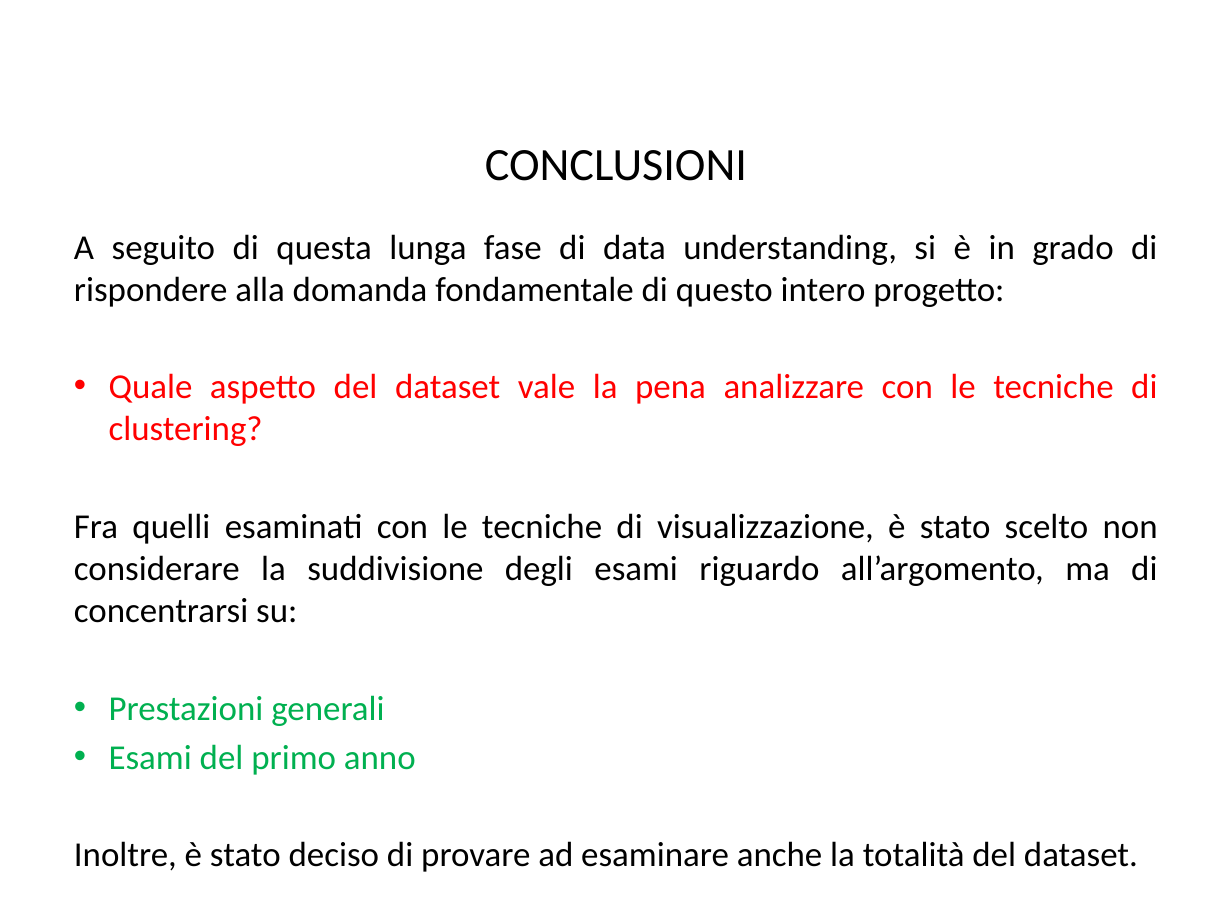
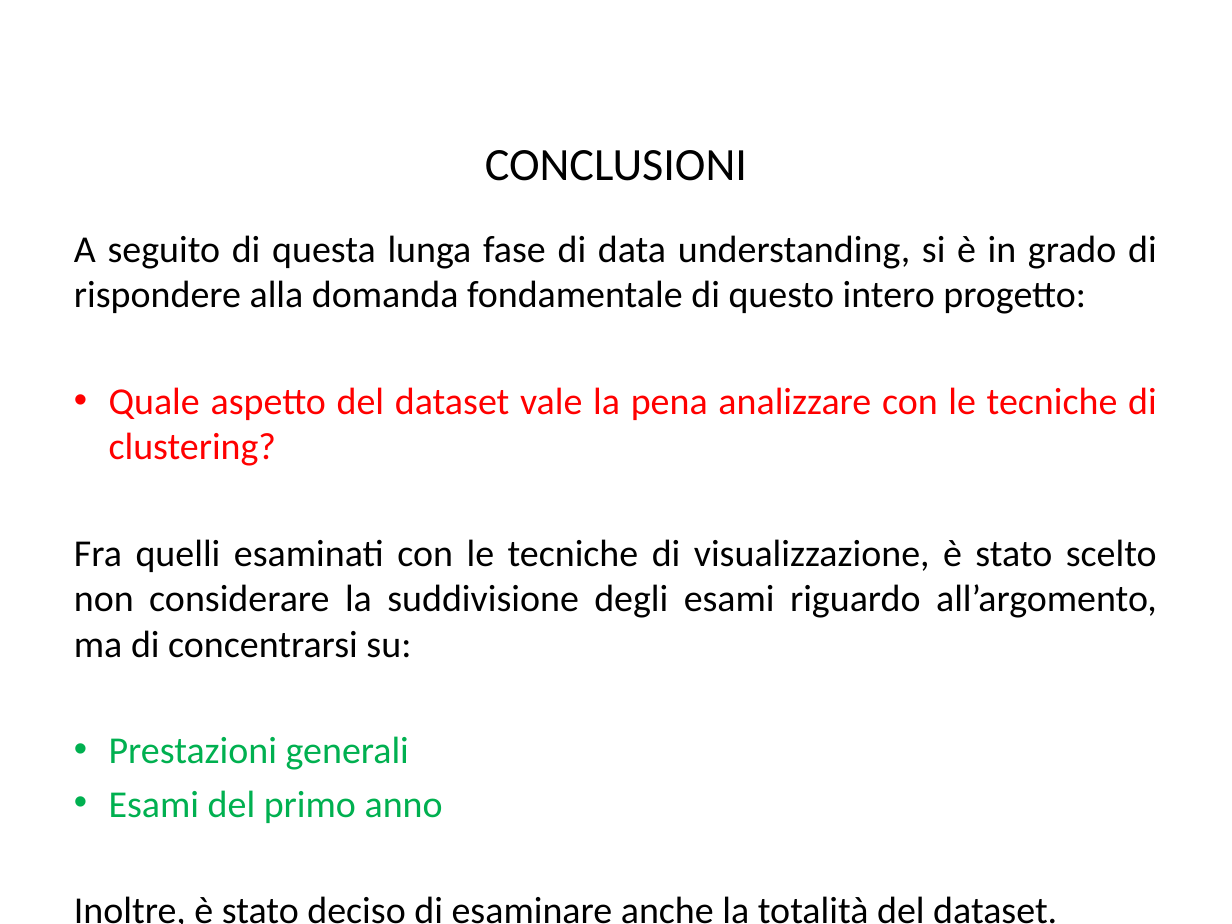
Before and after one commit to BlacknDecker/unifi, a slide deck: slide 17 of relazione-min.pptx (slide 20 before the commit). Drawn at 1232x924 pixels with LibreOffice and Linux fonts; fonts in the diff are those of the drawing; background and template pictures are left out. Boxes give left, top, right and bottom in pixels: in the first picture for what was removed or moved away, otherwise in the second. Text is boxed around its words. In the diff, an @@ line names an element or a change of style, - is before the commit and + after.

```diff
--- a/relazione-min.pptx
+++ b/relazione-min.pptx
@@ text at (74,235,1157,823): size 20.4 to 22.2 pt in "A seguito di questa lunga fase di ...", "Quale aspetto del dataset vale la pena ...", "Fra quelli esaminati con le tecniche di ...", "Prestazioni generali" and 1 more places @@
@@ text at (74,896,1057,924): text changed; size 20.4 to 22.2 pt @@
-Inoltre, è stato deciso di provare ad esaminare anche la totalità del dataset.
+Inoltre, è stato deciso di esaminare anche la totalità del dataset.
```
Also in this commit, not shown: 6 other slides changed, 4 slides removed.
